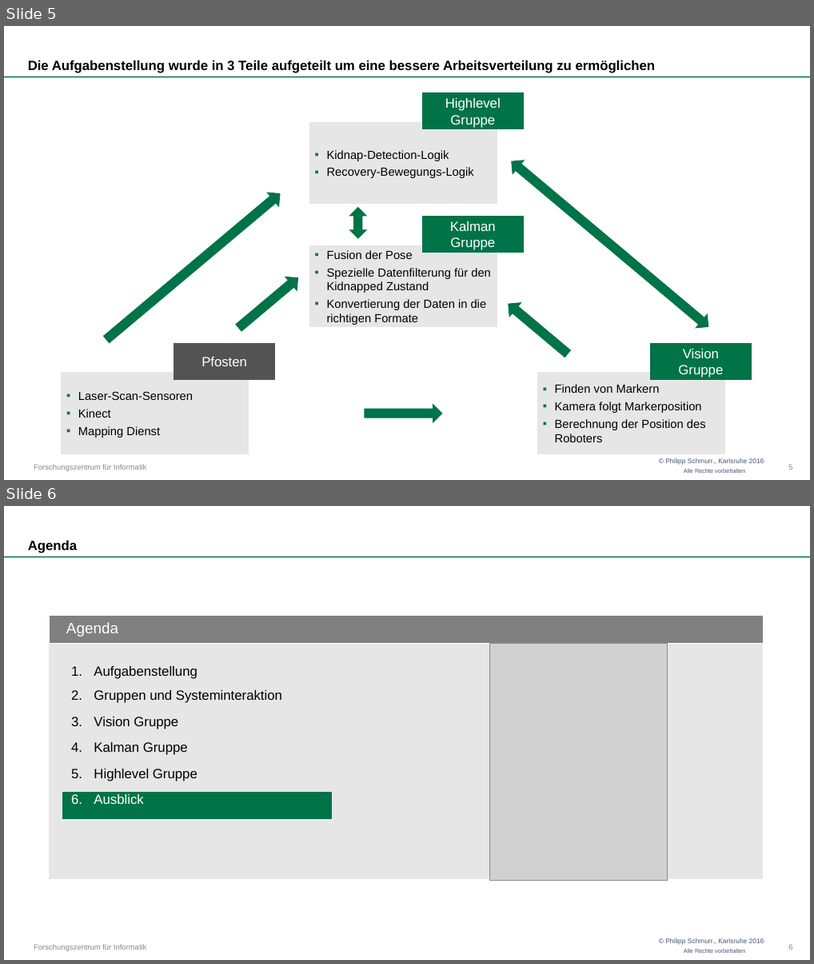
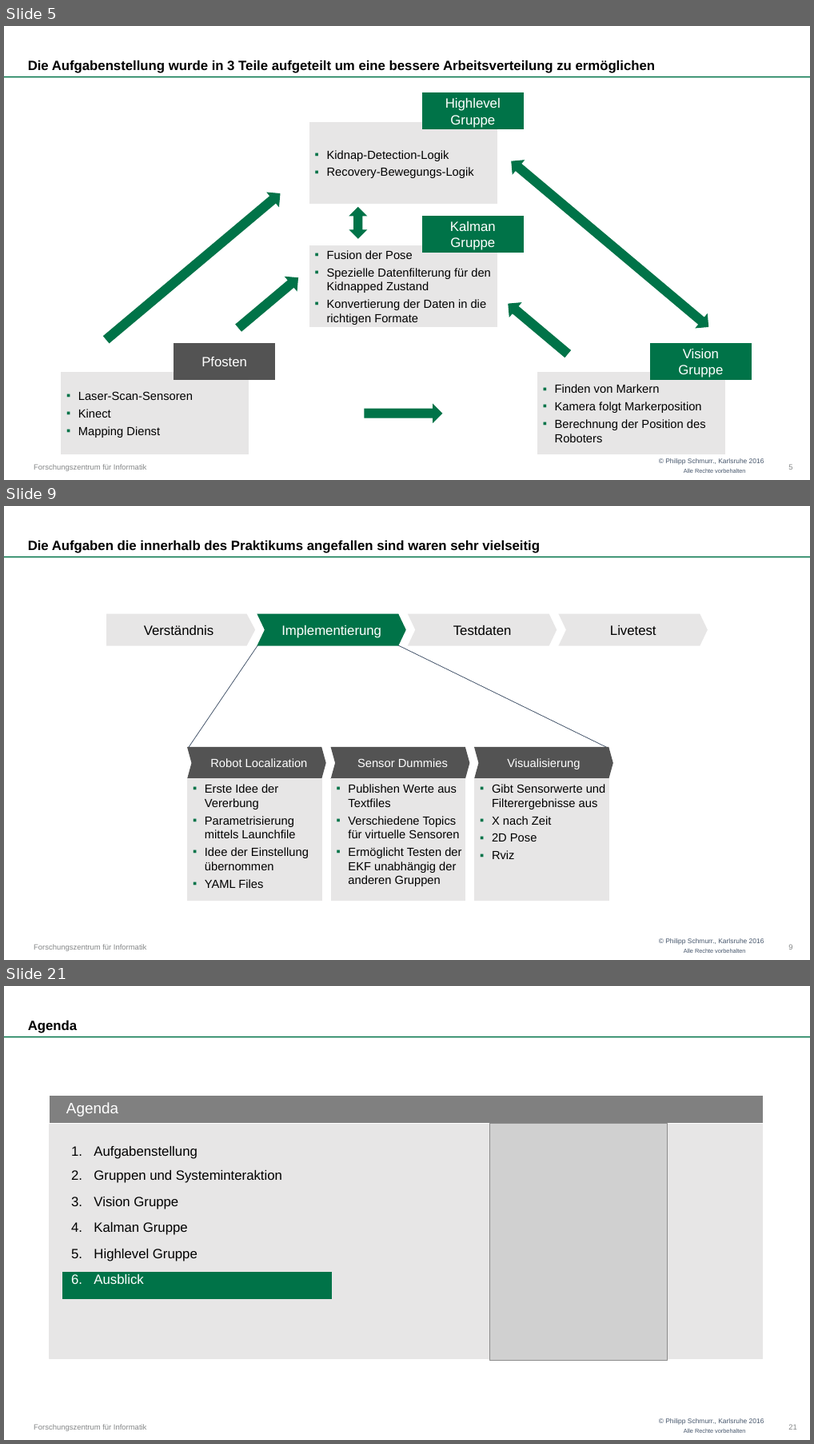
Before and after one commit to OtonoKakuei/robprak1516-documentation, a slide deck: robprak1516-presentation.pptx. Shown one above the other, each under a label of ours: slides 5 and 6 before the commit, slides 5, 9 and 21 after it; the slides between them are not shown. The pictures are 814x964 and 814x1444 pixels, drawn with LibreOffice and Linux fonts; fonts in the diff are those of the drawing; grey boxes stand for pictures; background and template pictures are left out. Boxes give left, top, right and bottom in pixels: in the first picture for what was removed or moved away, otherwise in the second. Text is boxed around its words. In the diff, an @@ line names an element or a change of style, - is before the commit and + after.

```diff
--- a/robprak1516-presentation.pptx
+++ b/robprak1516-presentation.pptx
@@ slide 9 added at (4, 506, 810, 960), background #FFFFFF; not listed: 4 template elements that a slide beside it also shows @@
@@ title added at (28, 540, 540, 553), 16 pt, text #000000, bold @@
+Die Aufgaben die innerhalb des Praktikums angefallen sind waren sehr vielseitig
@@ pentagon arrow added at (107, 614, 255, 645), fill #E7E6E6, outline #E7E6E6 1.5 pt, 16 pt, text #000000 @@
+Verständnis
@@ chevron added at (258, 614, 406, 645), fill #007348, outline #007348 1.5 pt, 16 pt, text #FFFFFF @@
+Implementierung
@@ chevron added at (409, 614, 556, 645), fill #E7E6E6, outline #E7E6E6 1.5 pt, 16 pt, text #000000 @@
+Testdaten
@@ chevron added at (560, 614, 707, 645), fill #E7E6E6, outline #E7E6E6 1.5 pt, 16 pt, text #000000 @@
+Livetest
@@ line added from (258, 645) to (188, 748), #44546A 0.75 pt @@
@@ line added from (398, 645) to (609, 748), #44546A 0.75 pt @@
@@ chevron added at (188, 748, 326, 778), fill #525252, outline #525252 1.5 pt, 14 pt, text #FFFFFF @@
+Robot Localization
@@ chevron added at (332, 748, 470, 778), fill #525252, outline #525252 1.5 pt, 14 pt, text #FFFFFF @@
+Sensor Dummies
@@ chevron added at (475, 748, 613, 778), fill #525252, outline #525252 1.5 pt, 14 pt, text #FFFFFF @@
+Visualisierung
@@ rectangle added at (188, 779, 322, 900), fill #E7E6E6, outline #E7E6E6 1.5 pt, 14 pt, text #000000 @@
+▪ Erste Idee der Vererbung
+  ▪ Parametrisierung mittels Launchfile
+    ▪ Idee der Einstellung übernommen
+    ▪ YAML Files
@@ rectangle added at (332, 779, 466, 900), fill #E7E6E6, outline #E7E6E6 1.5 pt, 14 pt, text #000000 @@
+▪ Publishen Werte aus Textfiles
+  ▪ Verschiedene Topics für virtuelle Sensoren
+    ▪ Ermöglicht Testen der EKF unabhängig der anderen Gruppen
@@ rectangle added at (475, 779, 609, 900), fill #E7E6E6, outline #E7E6E6 1.5 pt, 14 pt, text #000000 @@
+▪ Gibt Sensorwerte und Filterergebnisse aus
+  ▪ X nach Zeit
+    ▪ 2D Pose
+    ▪ Rviz
@@ page number added at (789, 944, 793, 949), 9 pt, text #868889 @@
+9
@@ what was slide 6 is now slide 21 @@
@@ page number at (789, 1424, 798, 1429): text changed @@
-6
+21
```
Also in this commit, not shown: 2 slides changed, 14 other slides added, 1 other file.
